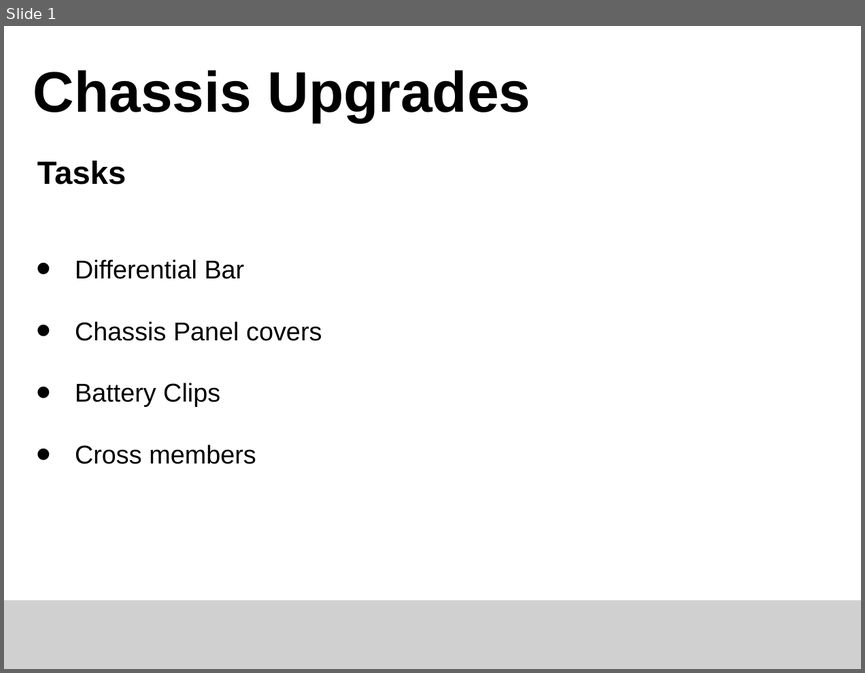
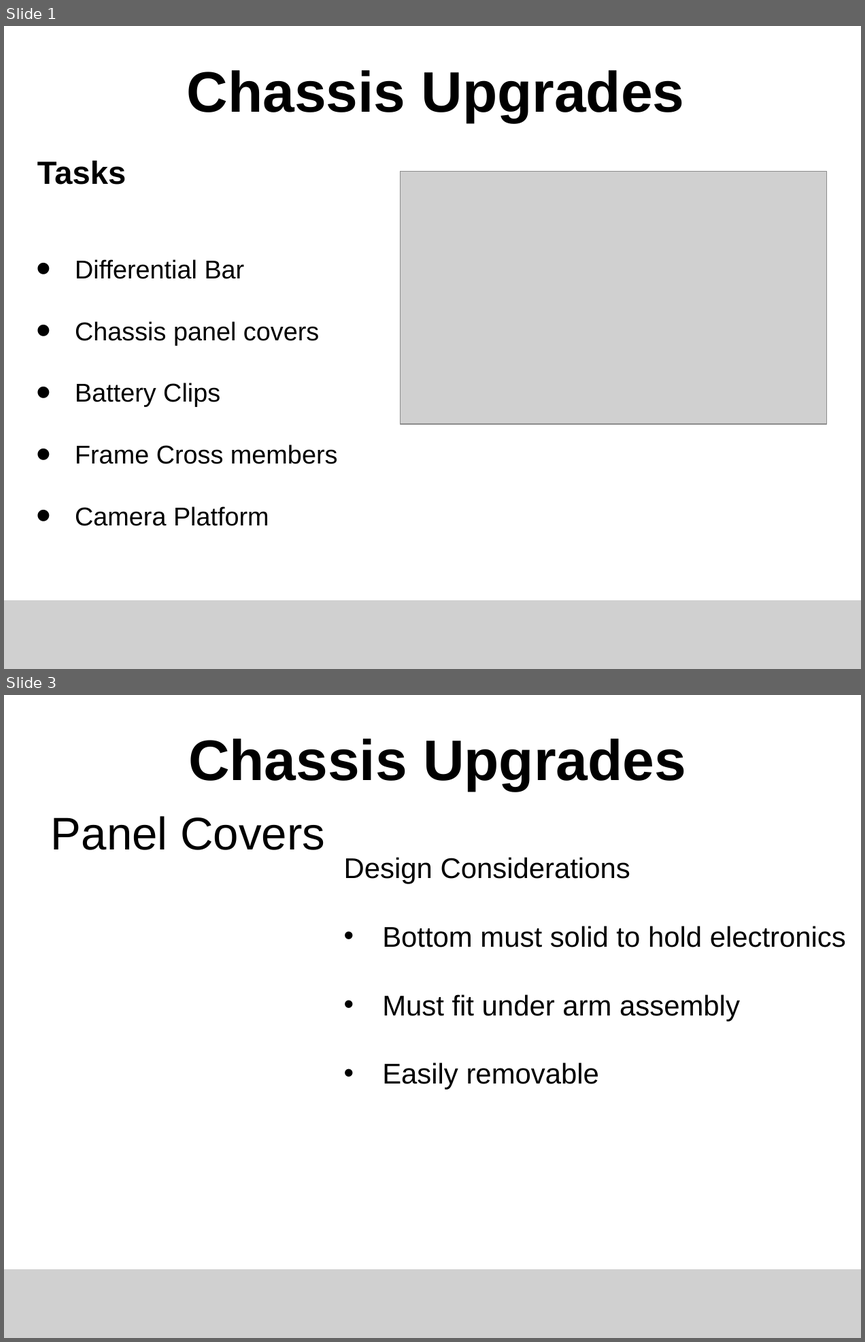
Before and after one commit to ISU-MAVRIC/MAVRIC_Hardware, a slide deck: MAVRIC Midterm Design Powerpoint/MAVRIC14 Jeffrey Kyle Chassis Midterm Design Review.pptx. Shown one above the other, each under a label of ours: slide 1 before the commit, slides 1 and 3 after it; the slides between them are not shown. The pictures are 865x673 and 865x1342 pixels, drawn with LibreOffice and Linux fonts; fonts in the diff are those of the drawing; grey boxes stand for pictures. Boxes give left, top, right and bottom in pixels: in the first picture for what was removed or moved away, otherwise in the second. Text is boxed around its words. In the diff, an @@ line names an element or a change of style, - is before the commit and + after.

```diff
--- a/MAVRIC Midterm Design Powerpoint/MAVRIC14 Jeffrey Kyle Chassis Midterm Design Review.pptx
+++ b/MAVRIC Midterm Design Powerpoint/MAVRIC14 Jeffrey Kyle Chassis Midterm Design Review.pptx
@@ slide 3 added at (x1=4, y1=695, x2=861, y2=1338), background #FFFFFF @@
@@ text added at (x1=188, y1=739, x2=686, y2=791), 53.3 pt, text #000000, bold @@
+Chassis Upgrades
@@ title added at (x1=51, y1=816, x2=325, y2=850), 42.7 pt, text #000000 @@
+Panel Covers
@@ text added at (x1=344, y1=857, x2=846, y2=1089), 26.7 pt, text #000000 @@
+Design Considerations
+    • Bottom must solid to hold electronics
+    • Must fit under arm assembly
+    • Easily removable
@@ picture added at (x1=4, y1=1269, x2=861, y2=1338) @@
@@ slide 1 changed as well @@
@@ title "Chassis Upgrades" at (x1=187, y1=70, x2=685, y2=123): alignment left to centre @@
@@ picture added at (x1=400, y1=172, x2=827, y2=424) @@
@@ text at (x1=75, y1=321, x2=319, y2=345): text changed @@
-• Chassis Panel covers
+• Chassis panel covers
@@ text at (x1=75, y1=444, x2=338, y2=526): text changed @@
-• Cross members
+• Frame Cross members
+• Camera Platform
```
Also in this commit, not shown: 2 other slides added, 3 slides removed, 1 other file.
